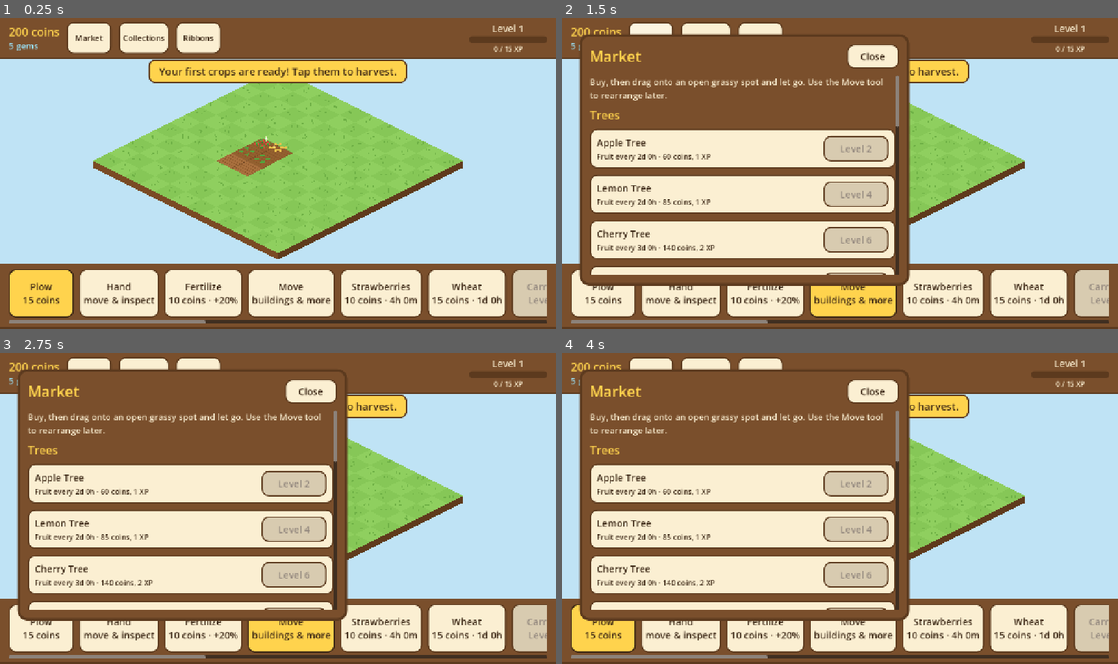
Above: before the commit, frames 1-4 (two rows, left to right).
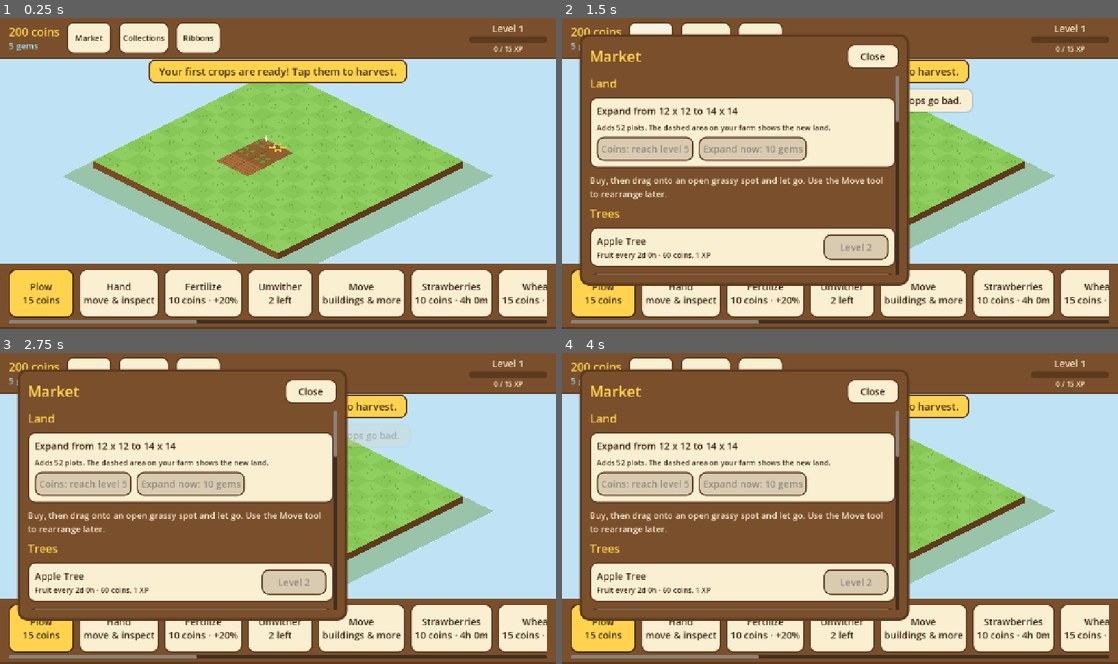
Above: after the commit, the same moments.

Repository: aniket-patra-1998/farm-game
Game: Godot game, scene res://scenes/main.tscn
Two runs of this game, one before a commit and one after it. Both use one fixed random seed, a clock stepped at 60 frames per second and the inputs below.
Inputs (mouse positions are in pixels of both pictures, inside the frame that each line leads up to):
- Up to frame 1 (0.25 s): no input
- Up to frame 2 (1.5 s): click (840, 294) at 0.5 s, where only the run after the commit has a clickable "Unwither 2 left"; click "Market" at 1.25 s
- Up to frame 3 (2.75 s): click "Collections" at 2 s
- Up to frame 4 (4 s): click "Ribbons" at 2.75 s; click "Plow 15 coins" at 3.5 s

The runs differ from the first frame. In frame 1, 9.1% of the frame differs, in the area x 11-99%, y 22-99%; in frame 2, 31%, in the area x 1-99%, y 19-99%; in frame 3, 30%; in frame 4, 28%.

Commit message:
Land expansion to 30x30 and Unwither
- Plots stored on a 30x30 grid; farm_size sets the usable area (starts 12x12)
- 9 expansion steps in data/expansions.json: coins with a level gate, or gems at any level
- Market > Land card; next expansion drawn as dashed wild grass; camera refits on growth
- Unwither revives all withered crops; items earned from trade-ins and every 5 levels, or 3 gems
- Old 12x12 saves migrate into the larger grid

Co-Authored-By: Claude Opus 5.5 <noreply@anthropic.com>
Claude-Session: https://claude.ai/code/session_014fNSr1566M9NhC2mwnPott

Diff:
--- a/autoload/game.gd
+++ b/autoload/game.gd
@@ -13,6 +13,8 @@
 signal collections_changed
 signal ribbons_changed
 signal objects_changed
+signal farm_expanded(size: int)
+signal inventory_changed
 
 enum Phase { GRASS, PLOWED, GROWING, RIPE, WITHERED }
 enum Tutorial { HARVEST, PLOW, PLANT, DONE }
@@ -43,7 +45,11 @@
 
 const SAVE_PATH := "user://save.json"
 const SAVE_VERSION := 1
-const GRID_SIZE := 12
+const MAX_SIZE := 30   # plots are stored for the largest farm; farm_size says how much is usable
+const START_SIZE := 12
+const OLD_GRID_SIZE := 12 # saves from before land expansion stored a 12x12 grid
+const START_UNWITHERS := 2
+const UNWITHER_GEM_COST := 3
 const START_COINS := 200
 const START_GEMS := 5
 const GEMS_PER_LEVEL := 1
@@ -72,7 +78,10 @@
 var coins := START_COINS
 var gems := START_GEMS           # premium currency
 var xp := 0
-var plots: Array[Dictionary] = []  # GRID_SIZE * GRID_SIZE entries
+var plots: Array[Dictionary] = []  # MAX_SIZE * MAX_SIZE entries, row-major
+var farm_size := START_SIZE        # usable width and depth in tiles
+var expansion_steps: Array = []    # from data/expansions.json
+var unwithers := START_UNWITHERS   # Unwither items held
 var mastery := {}                  # crop id -> lifetime harvest count
 var debug_time_offset := 0         # seconds; only changed by the debug skip button
 var tutorial_step: int = Tutorial.HARVEST
@@ -103,6 +112,7 @@
 	_load_collections()
 	_load_ribbons()
 	_load_items()
+	expansion_steps = _read_json("res://data/expansions.json").get("steps", [])
 	if not load_game():
 		_new_game()
 	# Deferred so the HUD is connected and can show the message.
@@ -159,7 +169,11 @@
 # ---------------------------------------------------------------- plots
 
 func index_of(row: int, col: int) -> int:
-	return row * GRID_SIZE + col
+	return row * MAX_SIZE + col
+
+
+func in_farm(row: int, col: int) -> bool:
+	return row >= 0 and col >= 0 and row < farm_size and col < farm_size
 
 
 func phase(i: int) -> Phase:
@@ -378,6 +392,7 @@
 		message.emit("%s collection traded in: +%d coins, +%d XP" % [
 			coll["name"], int(coll["reward_coins"]), int(coll["reward_xp"])])
 		_bump("collections_traded", 1)
+		add_unwithers(1)
 		collections_changed.emit()
 		queue_save()
 		return true
@@ -458,7 +473,7 @@
 ## Objects go on grass or empty plowed plots, never on planted crops or other objects.
 func can_place(item_id: String, row: int, col: int, ignore_uid := -1) -> bool:
 	var fp := footprint(item_id)
-	if row < 0 or col < 0 or row + fp.y > GRID_SIZE or col + fp.x > GRID_SIZE:
+	if row < 0 or col < 0 or row + fp.y > farm_size or col + fp.x > farm_size:
 		return false
 	for r in range(row, row + fp.y):
 		for c in range(col, col + fp.x):
@@ -666,6 +681,98 @@
 	queue_save()
 
 
+# ---------------------------------------------------------------- land expansion
+
+## The next expansion step, or {} when the farm is at full size.
+func next_expansion() -> Dictionary:
+	for step in expansion_steps:
+		if int(step["size"]) > farm_size:
+			return step
+	return {}
+
+
+func can_expand_with_coins() -> bool:
+	var step := next_expansion()
+	return not step.is_empty() and level() >= int(step["level"]) and coins >= int(step["coins"])
+
+
+## Coins need the step's level; gems skip the level requirement.
+func expand(use_gems: bool) -> bool:
+	var step := next_expansion()
+	if step.is_empty():
+		return false
+	if use_gems:
+		if not spend_gems(int(step["gems"])):
+			message.emit("Not enough gems to expand")
+			return false
+	else:
+		if level() < int(step["level"]):
+			message.emit("Reach level %d to expand with coins" % int(step["level"]))
+			return false
+		if not spend(int(step["coins"])):
+			message.emit("Not enough coins to expand")
+			return false
+	farm_size = int(step["size"])
+	message.emit("Your farm grew to %d x %d!" % [farm_size, farm_size])
+	_bump("expansions", 1)
+	farm_expanded.emit(farm_size)
+	plot_changed.emit(-1)
+	queue_save()
+	return true
+
+
+## Old saves: copy the 12x12 grid into the top-left of the full-size grid.
+func _widen_old_grid(old: Array) -> Array:
+	var wide: Array = []
+	for i in MAX_SIZE * MAX_SIZE:
+		wide.append({"state": "grass"})
+	for r in OLD_GRID_SIZE:
+		for c in OLD_GRID_SIZE:
+			wide[r * MAX_SIZE + c] = old[r * OLD_GRID_SIZE + c]
+	return wide
+
+
+# ---------------------------------------------------------------- unwither
+
+func withered_count() -> int:
+	var n := 0
+	for r in farm_size:
+		for c in farm_size:
+			if phase(index_of(r, c)) == Phase.WITHERED:
+				n += 1
+	return n
+
+
+## Brings every withered crop back to ripe. Uses an Unwither item, or gems if none are left.
+func use_unwither() -> bool:
+	var count := withered_count()
+	if count == 0:
+		message.emit("Nothing has withered. Save it for when crops go bad.")
+		return false
+	if unwithers > 0:
+		unwithers -= 1
+	elif not spend_gems(UNWITHER_GEM_COST):
+		message.emit("No Unwither left, and not enough gems for one")
+		return false
+	var t := now()
+	for r in farm_size:
+		for c in farm_size:
+			var i := index_of(r, c)
+			if phase(i) == Phase.WITHERED:
+				plots[i]["planted_at"] = t - int(crops[plots[i]["crop"]]["grow_seconds"])
+	message.emit("Unwithered %d plots! They're ready to harvest." % count)
+	inventory_changed.emit()
+	plot_changed.emit(-1)
+	queue_save()
+	return true
+
+
+func add_unwithers(n: int) -> void:
+	unwithers += n
+	inventory_changed.emit()
+	queue_save()
+
+
 # ---------------------------------------------------------------- safety net
 
 func cheapest_seed_cost() -> int:
@@ -809,6 +916,8 @@
 	# The reward is a gift, so it doesn't count toward the coins-earned ribbon.
 	add_coins(level_reward(lvl), false)
 	add_gems(GEMS_PER_LEVEL)
+	if lvl % 5 == 0:
+		add_unwithers(1)
 	leveled_up.emit(lvl) # the HUD shows the celebration popup
 
 
@@ -871,7 +980,9 @@
 	next_uid = 1
 	_occupied.clear()
 	plots.clear()
-	for i in GRID_SIZE * GRID_SIZE:
+	farm_size = START_SIZE
+	unwithers = START_UNWITHERS
+	for i in MAX_SIZE * MAX_SIZE:
 		plots.append({"state": "grass"})
 	# Starter farm, modelled on the classic opening: 2 plots ripe to harvest,
 	# 2 half-grown (a first-day safety net), 2 plowed and ready for seeds.
@@ -921,6 +1032,8 @@
 		"ribbon_tiers": ribbon_tiers,
 		"pity": pity,
 		"objects": objects,
+		"farm_size": farm_size,
+		"unwithers": unwithers,
 		"next_uid": next_uid,
 	}
 	var f := FileAccess.open(SAVE_PATH, FileAccess.WRITE)
@@ -940,8 +1053,12 @@
 	if typeof(data) != TYPE_DICTIONARY or int(data.get("version", 0)) != SAVE_VERSION:
 		return false
 	var saved_plots: Array = data.get("plots", [])
-	if saved_plots.size() != GRID_SIZE * GRID_SIZE:
-		return false
+	if saved_plots.size() == OLD_GRID_SIZE * OLD_GRID_SIZE:
+		saved_plots = _widen_old_grid(saved_plots)
+	if saved_plots.size() != MAX_SIZE * MAX_SIZE:
+		return false
+	farm_size = clampi(int(data.get("farm_size", START_SIZE)), START_SIZE, MAX_SIZE)
+	unwithers = int(data.get("unwithers", START_UNWITHERS))
 	coins = int(data.get("coins", START_COINS))
 	gems = int(data.get("gems", START_GEMS))
 	xp = int(data.get("xp", 0))
@@ -988,6 +1105,8 @@
 	collections_changed.emit()
 	ribbons_changed.emit()
 	objects_changed.emit()
+	inventory_changed.emit()
+	farm_expanded.emit(farm_size)
 	plot_changed.emit(-1)
 
 
--- /dev/null
+++ b/data/expansions.json
@@ -0,0 +1,15 @@
+{
+  "_note": "Land expansion steps. Coins need the level shown; gems expand right away at any level. size is the farm's width in tiles after the step.",
+  "start_size": 12,
+  "steps": [
+    {"size": 14, "level": 5,  "coins": 5000,    "gems": 10},
+    {"size": 16, "level": 10, "coins": 20000,   "gems": 20},
+    {"size": 18, "level": 15, "coins": 50000,   "gems": 35},
+    {"size": 20, "level": 20, "coins": 100000,  "gems": 50},
+    {"size": 22, "level": 25, "coins": 200000,  "gems": 75},
+    {"size": 24, "level": 30, "coins": 350000,  "gems": 100},
+    {"size": 26, "level": 40, "coins": 600000,  "gems": 150},
+    {"size": 28, "level": 50, "coins": 1000000, "gems": 200},
+    {"size": 30, "level": 60, "coins": 1500000, "gems": 250}
+  ]
+}
--- a/scripts/farm_grid.gd
+++ b/scripts/farm_grid.gd
@@ -7,7 +7,7 @@
 signal object_tapped(uid: int)        # a building was tapped while not ready
 signal placing_changed(text: String)  # "" when placement ends
 
-const N := GameState.GRID_SIZE
+const MAX := GameState.MAX_SIZE # plots are indexed on the full-size grid
 const TILE_W := 128.0
 const TILE_H := 64.0
 const EDGE_DEPTH := 28.0
@@ -48,8 +48,8 @@
 
 func get_bounds() -> Rect2:
 	return Rect2(
-		Vector2(-N * TILE_W / 2.0, -HEADROOM),
-		Vector2(N * TILE_W, N * TILE_H + EDGE_DEPTH + HEADROOM))
+		Vector2(-Game.farm_size * TILE_W / 2.0, -HEADROOM),
+		Vector2(Game.farm_size * TILE_W, Game.farm_size * TILE_H + EDGE_DEPTH + HEADROOM))
 
 
 # ---------------------------------------------------------------- geometry
@@ -68,23 +68,25 @@
 	var dy := local_pos.y / (TILE_H / 2.0)
 	var col := int(floor((dy + dx) / 2.0))
 	var row := int(floor((dy - dx) / 2.0))
-	if row < 0 or col < 0 or row >= N or col >= N:
+	if not Game.in_farm(row, col):
 		return -1
 	return Game.index_of(row, col)
 
 
 func _row(i: int) -> int:
-	return int(float(i) / N)
+	return int(float(i) / MAX)
 
 
 func _col(i: int) -> int:
-	return i % N
+	return i % MAX
 
 
 # ---------------------------------------------------------------- drawing
 
 func _draw() -> void:
-	PlaceholderArt.draw_farm_edges(self, N, TILE_W, TILE_H, EDGE_DEPTH)
+	var n := Game.farm_size
+	_draw_next_expansion()
+	PlaceholderArt.draw_farm_edges(self, n, TILE_W, TILE_H, EDGE_DEPTH)
 	# Each object is drawn right after its front tile, so depth order stays right.
 	var after_tile := {}
 	var lifted := int(placing.get("uid", -1))
@@ -97,16 +99,26 @@
 			after_tile[front] = []
 		after_tile[front].append(o)
 	# Back to front, so taller crops overlap the plots behind them.
-	for diag in range(2 * N - 1):
-		for row in range(N):
+	for diag in range(2 * n - 1):
+		for row in range(n):
 			var col := diag - row
-			if col < 0 or col >= N:
+			if col < 0 or col >= n:
 				continue
 			var i := Game.index_of(row, col)
 			_draw_plot(i, row, col)
 			for o in after_tile.get(i, []):
 				_draw_object(o)
 	_draw_placing()
+
+
+## The land the next expansion would add, drawn as dim wild grass around the farm.
+func _draw_next_expansion() -> void:
+	var step := Game.next_expansion()
+	if step.is_empty():
+		return
+	var size := int(step["size"])
+	var outer := corners_of(0, 0, size, size)
+	PlaceholderArt.draw_wild_land(self, outer)
 
 
 ## The four ground corners (top, right, bottom, left) of a footprint.
--- a/scripts/hud.gd
+++ b/scripts/hud.gd
@@ -31,6 +31,7 @@
 var _tool_group := ButtonGroup.new()
 var _seed_buttons := {} # crop id -> Button
 var _book: BookPanel
+var _unwither_button: Button
 var _level_popup: LevelUpPopup
 var _placing_bar: PanelContainer
 var _placing_label: Label
@@ -59,6 +60,8 @@
 	Game.coins_changed.connect(func(_c: int) -> void: _refresh_book())
 	Game.coins_changed.connect(func(_c: int) -> void: _refresh())
 	Game.gems_changed.connect(func(_g: int) -> void: _refresh())
+	Game.inventory_changed.connect(_refresh_unwither)
+	Game.farm_expanded.connect(func(_s: int) -> void: _refresh_book())
 	Game.xp_changed.connect(func(_x: int, _l: int) -> void: _refresh())
 	Game.leveled_up.connect(func(_l: int) -> void: _refresh_seed_buttons())
 	Game.tutorial_changed.connect(func(_s: int) -> void: _refresh_tutorial())
@@ -157,6 +160,14 @@
 	var fert := _tool_button("Fertilize\n%d coins · +20%%" % GameState.FERTILIZER_COST)
 	fert.pressed.connect(func() -> void: tool_selected.emit("fertilize", ""))
 	row.add_child(fert)
+
+	# Unwither is an action, not a tool, so it isn't part of the tool group.
+	_unwither_button = Button.new()
+	_unwither_button.custom_minimum_size = BUTTON_SIZE
+	_unwither_button.focus_mode = Control.FOCUS_NONE
+	_unwither_button.pressed.connect(Game.use_unwither)
+	row.add_child(_unwither_button)
+	_refresh_unwither()
 
 	var move := _tool_button("Move\nbuildings & more")
 	move.pressed.connect(func() -> void: tool_selected.emit("move", ""))
@@ -397,7 +408,18 @@
 	_book.open_panel(Game.item_data(o["id"])["name"], _build_building)
 
 
+func _refresh_unwither() -> void:
+	if not _unwither_button:
+		return
+	if Game.unwithers > 0:
+		_unwither_button.text = "Unwither\n%d left" % Game.unwithers
+	else:
+		_unwither_button.text = "Unwither\n%d gems" % GameState.UNWITHER_GEM_COST
+
+
 func _build_market(content: VBoxContainer) -> void:
+	content.add_child(BookPanel.text("Land", 26, BookPanel.SUN))
+	content.add_child(_land_card())
 	content.add_child(BookPanel.text(
 		"Buy, then drag onto an open grassy spot and let go. Use the Move tool to rearrange later.", 20, BookPanel.CREAM))
 	for section in [["tree", "Trees"], ["animal", "Animals"], ["building", "Buildings"]]:
@@ -407,6 +429,38 @@
 			if it["kind"] != section[0]:
 				continue
 			content.add_child(_market_row(id, it))
+
+
+func _land_card() -> Control:
+	var inner := VBoxContainer.new()
+	inner.add_theme_constant_override("separation", 10)
+	var step := Game.next_expansion()
+	var size := Game.farm_size
+	if step.is_empty():
+		inner.add_child(BookPanel.text("Your farm is full size: %d x %d." % [size, size], 22))
+		return BookPanel.card_frame(inner)
+	var next := int(step["size"])
+	inner.add_child(BookPanel.text("Expand from %d x %d to %d x %d" % [size, size, next, next], 22))
+	inner.add_child(BookPanel.text(
+		"Adds %d plots. The dashed area on your farm shows the new land." % (next * next - size * size), 17))
+	var row := HFlowContainer.new()
+	row.add_theme_constant_override("h_separation", 12)
+	row.add_theme_constant_override("v_separation", 12)
+	var with_coins := _panel_button("")
+	if Game.level() < int(step["level"]):
+		with_coins.text = "Coins: reach level %d" % int(step["level"])
+		with_coins.disabled = true
+	else:
+		with_coins.text = "Expand: %s coins" % _thousands(int(step["coins"]))
+		with_coins.disabled = Game.coins < int(step["coins"])
+	with_coins.pressed.connect(func() -> void: Game.expand(false))
+	row.add_child(with_coins)
+	var with_gems := _panel_button("Expand now: %d gems" % int(step["gems"]))
+	with_gems.disabled = Game.gems < int(step["gems"])
+	with_gems.pressed.connect(func() -> void: Game.expand(true))
+	row.add_child(with_gems)
+	inner.add_child(row)
+	return BookPanel.card_frame(inner)
 
 
 func _market_row(id: String, it: Dictionary) -> Control:
--- a/scripts/main.gd
+++ b/scripts/main.gd
@@ -38,6 +38,7 @@
 	Game.message.connect(hud.show_message)
 
 	get_viewport().size_changed.connect(_fit_camera)
+	Game.farm_expanded.connect(func(_size: int) -> void: _fit_camera())
 	_fit_camera()
 
 
--- a/scripts/placeholder_art.gd
+++ b/scripts/placeholder_art.gd
@@ -333,3 +333,15 @@
 	for o in [Vector2(-0.3, 0.05), Vector2(0.28, -0.04), Vector2(-0.1, 0.28), Vector2(0.12, -0.3), Vector2(0.34, 0.2), Vector2(-0.36, -0.18)]:
 		ci.draw_circle(c + Vector2(o.x * w * 0.5, o.y * h * 0.5), 3.2, pellet)
 		ci.draw_circle(c + Vector2(o.x * w * 0.5 - 1, o.y * h * 0.5 - 1), 1.2, Color(1, 1, 1, 0.6))
+
+
+## Land not yet bought: a dim, dashed-edged area the farm can grow into.
+static func draw_wild_land(ci: CanvasItem, corners: PackedVector2Array) -> void:
+	ci.draw_colored_polygon(corners, Color(0.42, 0.62, 0.3, 0.45))
+	for k in 4:
+		var a := corners[k]
+		var b := corners[(k + 1) % 4]
+		var steps := 24
+		for j in steps:
+			if j % 2 == 0:
+				ci.draw_line(a.lerp(b, float(j) / steps), a.lerp(b, float(j + 1) / steps), Color(1, 1, 1, 0.5), 2.0)
